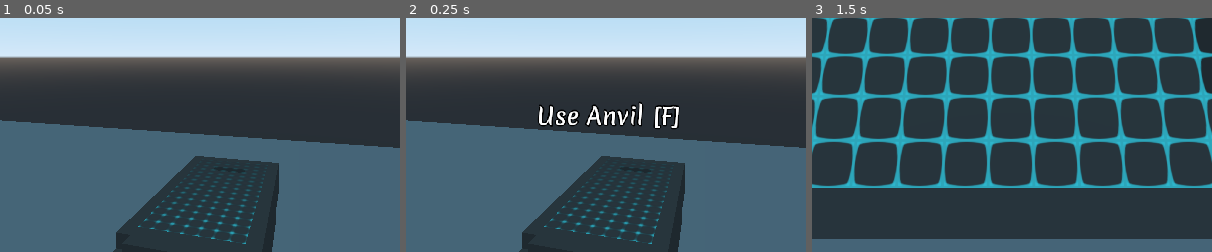
Above: before the commit, frames 1-3 (left to right).
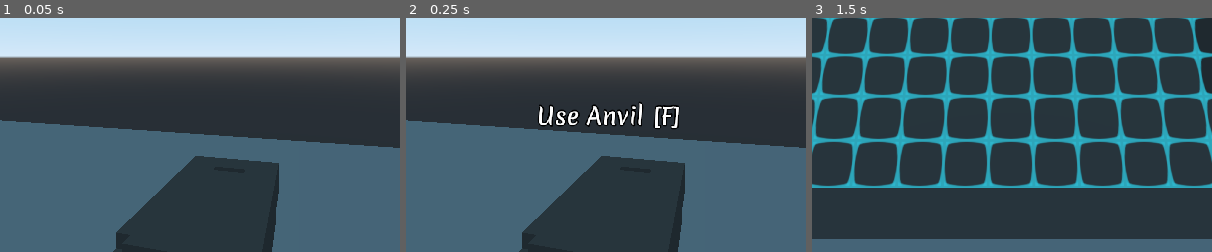
Above: after the commit, the same moments.

Repository: iubaldo/Voxelsmith
Game: Godot game, scene res://Scenes/WorkshopScene.tscn
The game is run twice, just before and just after one commit, with the same random seed, the same clock (stepped at 60 frames per second) and the same inputs.
Inputs (mouse positions are % of the whole screen's width and height, from its top left):
- Up to frame 1 (0.05 s): no input
- Up to frame 2 (0.25 s): no input
- Up to frame 3 (1.5 s): tap Enter at 0.5 s; move the mouse to (55, 50) at 0.52 s; hold F (interact) 0.53-1.28 s; hold W (moveForward) from 0.53 s (still down); tap Space at 1.25 s; move the mouse to (45, 50) at 1.27 s; tap Alt (freeMouse) at 1.35 s
The pictures show only the part of the screen within x 25-75%, y 42-92%; the shares and areas given below are measured in that part.

The runs differ from the first frame. In frame 1, 0.8% of the frame differs, in the area x 34-66%, y 64-97%; in frame 2, 0.8%; in frame 3, nothing differs.
Error before the commit: Invalid set index 'visible' (on base: 'null instance') with value of type 'bool'. (res://Scripts/WorkshopAnvil.gd:39)

Commit message:
implemented voxel/ingot creation, still needs bugfixing though

Diff:
--- a/Scenes/Smithing/Ingot.tscn
+++ b/Scenes/Smithing/Ingot.tscn
@@ -1,6 +1,11 @@
-[gd_scene load_steps=2 format=2]
+[gd_scene load_steps=3 format=2]
 
 [ext_resource path="res://Scripts/Smithing/Ingot.gd" type="Script" id=1]
+[ext_resource path="res://Models/ingot.obj" type="ArrayMesh" id=2]
 
 [node name="Ingot" type="Spatial"]
 script = ExtResource( 1 )
+
+[node name="IngotMesh" type="MeshInstance" parent="."]
+mesh = ExtResource( 2 )
+material/0 = null
--- a/Scenes/Smithing/SmithingGrid.tscn
+++ b/Scenes/Smithing/SmithingGrid.tscn
@@ -1,3 +1,6 @@
-[gd_scene format=2]
+[gd_scene load_steps=2 format=2]
+
+[ext_resource path="res://Scripts/Smithing/SmithingGrid.gd" type="Script" id=1]
 
 [node name="SmithingGrid" type="Spatial"]
+script = ExtResource( 1 )
--- a/Scenes/WorkshopAnvil.tscn
+++ b/Scenes/WorkshopAnvil.tscn
@@ -59,3 +59,7 @@
 
 [node name="AnvilGrid" parent="." instance=ExtResource( 6 )]
 transform = Transform( -1.70474e-09, 0.039, -4.37114e-08, 0, -1.70474e-09, -1, -0.039, -1.70474e-09, 1.91069e-15, 0.25, 1.901, 0.05 )
+visible = false
+
+[node name="GridOrigin" type="Spatial" parent="."]
+transform = Transform( 1, 0, 0, 0, 1, 0, 0, 0, 1, 0.25, 1.95, 0.05 )
--- /dev/null
+++ b/Scripts/Globals.gd
@@ -0,0 +1,13 @@
+extends Node
+
+var subvoxelMode: bool = false # whether or not to target subvoxels
+var anvilActive: bool = false
+var forgeActive: bool = false
+
+var selectedSubvoxel: Subvoxel = null
+var selectedVoxel: Voxel = null
+
+func resetAnvil() -> void:
+	subvoxelMode = false
+	selectedSubvoxel = null
+	selectedVoxel = null
--- a/Scripts/Smithing/Ingot.gd
+++ b/Scripts/Smithing/Ingot.gd
@@ -1,5 +1,6 @@
 extends Node
 class_name Ingot
 # an item that can be used to begin smithing or add voxels to an existing smithingGrid
+# note: maybe have a different color gradient for heating up ingots
 
 export onready var forgingMat: ForgingMaterial
--- a/Scripts/Smithing/Materials/ForgingMaterial.gd
+++ b/Scripts/Smithing/Materials/ForgingMaterial.gd
@@ -1,6 +1,7 @@
 extends Resource
 class_name ForgingMaterial
 # the actual material script used by the voxel
+# MaterialType provides a template, while a ForgingMaterial is mutable
 
 export onready var material: MaterialType # determines what type of material is being used
 var matName: String
@@ -10,16 +11,15 @@
 var maxReheats: int = 5 # how many times the material may be reheated until quality starts dropping
 var quality: int = 100 # the overall quality of smithing
 var hardness: int # range (1, 100), determines max sharpness
-var density: int # range (1, 100), determines hammer strength required to shape
 var weight: int # range (1, 100), determines final product's weight by (final weight = # of subvoxels * 0.04 * weight * density)
 var toughness: int # range (1, 100), determines final product's durability
 
-func _ready():
-	if material != null:
-		matName = MaterialType.materialTypes.keys()[material.matType]
-		hardness = material.hardness
-		density = material.density
-		toughness = material.toughness
+
+func _init(var mat: MaterialType):
+	material = mat
+	matName = MaterialType.materialTypes.keys()[material.matType]
+	hardness = material.hardness
+	toughness = material.toughness
 	pass
 
 
--- a/Scripts/Smithing/Materials/MaterialType.gd
+++ b/Scripts/Smithing/Materials/MaterialType.gd
@@ -6,7 +6,7 @@
 onready var colorGradient: Gradient
 onready var temperGradient: Gradient
 
-enum matTypes { Vallum, Viridium, Ostinium, Sitrium, Albanite }
+enum materialTypes { Vallum, Viridium, Ostinium, Sitrium, Albanite }
 var matType
 
 var heatResistance: int # range(-10, 10), determines how long to heat up/cool down
--- a/Scripts/Smithing/Materials/Vallum.gd
+++ b/Scripts/Smithing/Materials/Vallum.gd
@@ -1,9 +1,10 @@
 extends MaterialType
+class_name Vallum
 
 # an iron-like forging material
 
-func _ready():
-	matType = matTypes.Vallum
+func _init():
+	matType = materialTypes.Vallum
 
 	heatResistance = 5 # range(-10, 10), determines how long to heat up/cool down
 	smeltingTemp = 2000 # determines max heat before melting
--- a/Scripts/Smithing/SmithingGrid.gd
+++ b/Scripts/Smithing/SmithingGrid.gd
@@ -1,25 +1,47 @@
-extends Node
+extends Spatial
 class_name SmithingGrid
 # contains the physical voxels that make up a piece of worked metal
 # note: should be able to be carried as an item (ex. for reheating in the forge)
 
 export onready var forgingMat: ForgingMaterial # what kind of material the grid is using
+onready var voxelTemplate = preload("res://Scenes/Smithing/Voxels/Voxel.tscn")
+
+const STEP_SIZE: float = 0.1 # constant for converting to a normalized coordinate system for voxels
 
 var completed: bool = false # whether or not the grid's pattern has been completed
 var voxelPool: int = 0 # how many voxels are available to be added
 
 var gridMatrix = []
-var gridBounds = Rect2(0, 0, 28, 14)
+var gridBounds = Rect2(-14, 7, 14, 7) # later add support for setting max bounds when free smithing
 
-# Called when the node enters the scene tree for the first time.
-func _ready():
+
+func initGrid(var mat: ForgingMaterial) -> void:
+	forgingMat = mat
+	gridMatrix.resize(5)				# x-dimension
+	for x in 5:
+		gridMatrix[x] = []
+		gridMatrix[x].resize(5)			# y-dimension
 	pass
 
-func addIngot() -> void: # for adding a full ingot to a new grid
+
+func createIngot() -> void: # for adding a full ingot to a new grid, ingot size is 5x7
+	for x in range(-2, 2):
+		for z in range(-1, 1):
+			addVoxel(x, z)
 	pass
 
-func addVoxel() -> void:
+
+func addVoxel(var x: int, var z: int) -> void:
+	var newVoxel = voxelTemplate.instance()
+	add_child(newVoxel)
+	newVoxel.translation = Vector3(x * STEP_SIZE, 0, z * STEP_SIZE)
+	print("added voxel at " + var2str(Vector3(x * STEP_SIZE, 0, z * STEP_SIZE)))
+	newVoxel.forgingMat = forgingMat
+	newVoxel.gridPosition = Vector2(x, z)
+	gridMatrix[x][z] = newVoxel
 	pass
 
-func removeVoxel(x: int, y: int) -> void:
+
+func removeVoxel(var x: int, var z: int) -> void:
+	gridMatrix[x][z].queue_free()
 	pass
--- a/Scripts/Smithing/Voxels/Subvoxel.gd
+++ b/Scripts/Smithing/Voxels/Subvoxel.gd
@@ -5,15 +5,16 @@
 onready var outlineMesh = $OutlineMesh
 
 var parent: Voxel
+var gridPosition: Vector3
 
 # note: these should only call when subvoxelMode is true and anvil is active
 func _on_SubvoxelHitbox_mouse_entered():
-	if WorkshopAnvil.subvoxelMode && WorkshopAnvil.isActive:
-		WorkshopAnvil.selectedSubvoxel = self
+	if Globals.subvoxelMode && Globals.anvilActive:
+		Globals.selectedSubvoxel = self
 		outlineMesh.visible = true
 	pass
 func _on_SubvoxelHitbox_mouse_exited():
-	if WorkshopAnvil.subvoxelMode && WorkshopAnvil.isActive:
-		WorkshopAnvil.selectedSubvoxel = self
+	if Globals.subvoxelMode && Globals.anvilActive:
+		Globals.selectedSubvoxel = self
 		outlineMesh.visible = false
 	pass
--- a/Scripts/Smithing/Voxels/Voxel.gd
+++ b/Scripts/Smithing/Voxels/Voxel.gd
@@ -7,8 +7,8 @@
 
 var subvoxelMatrix = [] # 3D matrix of subvoxels
 var heat: int = 0 # the voxel's current heat value
+var gridPosition: Vector2
 
-# Called when the node enters the scene tree for the first time.
 func _ready():
 	subvoxelMatrix.resize(5)				# x-dimension
 	for x in 5:
@@ -18,8 +18,10 @@
 			subvoxelMatrix[x][y] = []
 			subvoxelMatrix[x][y].resize(5)	# z-dimension
 			for z in 5:
-				subvoxelMatrix[x][y][z] = find_node("Layer" + x).find_node("Row" + y).find_node("Subvoxel" + z)
+				subvoxelMatrix[x][y][z] = find_node("Layer" + var2str(x))\
+				.find_node("Row" + var2str(y)).find_node("Subvoxel" + var2str(z))
 				subvoxelMatrix[x][y][z].parent = self
+				subvoxelMatrix[x][y][z].translation = Vector3(x, y, z)
 	pass
 
 
@@ -45,12 +47,12 @@
 
 # note: these should only call if subvoxelMode = false and anvil is active
 func _on_VoxelHitbox_mouse_entered():
-	if !WorkshopAnvil.subvoxelMode && WorkshopAnvil.isActive:
-		WorkshopAnvil.selectedVoxel = self
+	if !Globals.subvoxelMode && Globals.anvilActive:
+		Globals.selectedVoxel = self
 		outlineMesh.visible = true
 	pass
 func _on_VoxelHitbox_mouse_exited():
-	if !WorkshopAnvil.subvoxelMode:
-		WorkshopAnvil.selectedVoxel = null
+	if !Globals.subvoxelMode && Globals.anvilActive:
+		Globals.selectedVoxel = null
 		outlineMesh.visible = false
 	pass
--- a/Scripts/WorkshopAnvil.gd
+++ b/Scripts/WorkshopAnvil.gd
@@ -8,19 +8,19 @@
 #	need to make a voxel comparison function
 
 onready var voxelTemplate = preload("res://Scenes/Smithing/Voxels/Voxel.tscn")
-onready var anvilGrid = $TransparentGrid
 onready var smithingGridTemplate = preload("res://Scenes/Smithing/SmithingGrid.tscn")
 onready var patternGridTemplate = preload("res://Scenes/Smithing/PatternGrid.tscn")
+onready var forgingMaterialTemplate = preload("res://Scripts/Smithing/Materials/ForgingMaterial.gd")
+onready var vallumTemplate = preload("res://Scripts/Smithing/Materials/Vallum.gd")
+onready var anvilGrid = $AnvilGrid
+onready var gridOrigin = $GridOrigin
 
-var smithingGrid: SmithingGrid # the currently active smithingGrid, if any
-var patternGrid: PatternGrid # the currently active patternGrid, if any
+var smithingGrid # the currently active smithingGrid, if any
+var patternGrid # the currently active patternGrid, if any
 
-var stepSize: float # constant for converting to a normalized coordinate system for voxels
+const STEP_SIZE: float = 0.1 # constant for converting to a normalized coordinate system for voxels
 
 # smithing variables
-var subvoxelMode: bool = false # whether or not to target subvoxels
-var selectedVoxel: Voxel = null
-var selectedSubvoxel: Subvoxel = null
 
 var maxStrikePower: int = 500
 var strikePower: int = 0
@@ -36,22 +36,34 @@
 	pass
 
 func _process(delta):
-	label3D.visible = true if (isSelected && !isActive) else false
+	if (isSelected && !isActive):
+		label3D.visible = true
+	else:
+		label3D.visible = false
+
+	#label3D.visible = true if (isSelected && !isActive) else false
 	pass
 
 func _input(event):
+	if event.is_action_pressed("debug_addIngot"):
+		var newIngot = Ingot.new()
+		newIngot.forgingMat = forgingMaterialTemplate.new(vallumTemplate.new())
+		addIngot(newIngot)
 	pass
 
 
 func onActive() -> void:
 	workstationCamera.current = true
 	anvilGrid.visible = true
+	Globals.anvilActive = true
 	Input.set_mouse_mode(Input.MOUSE_MODE_VISIBLE)
 
 
 func onDeactive() -> void:
 	anvilGrid.visible = false
 	Input.set_mouse_mode(Input.MOUSE_MODE_CAPTURED)
+	Globals.anvilActive = false
+	Globals.resetAnvil()
 	pass
 
 
@@ -59,12 +71,14 @@
 
 func addIngot(var ingot: Ingot) -> void:
 	if smithingGrid != null && ingot.matType == smithingGrid.matType:
-		if smithingGrid.voxelPool == 0:
-			smithingGrid.addIngot()
-		else:
-			smithingGrid.voxelPool += 10
+		smithingGrid.voxelPool += 10
 	else:
 		# create new smithingGrid using the ingot's materialType
+		smithingGrid = smithingGridTemplate.instance()
+		smithingGrid.initGrid(ingot.forgingMat)
+		add_child(smithingGrid)
+		smithingGrid.translation = gridOrigin.translation
+		smithingGrid.createIngot()
 		pass
 	pass
 
--- a/project.godot
+++ b/project.godot
@@ -29,7 +29,7 @@
 "language": "GDScript",
 "path": "res://Scripts/Smithing/PatternGrid.gd"
 }, {
-"base": "Node",
+"base": "Spatial",
 "class": "SmithingGrid",
 "language": "GDScript",
 "path": "res://Scripts/Smithing/SmithingGrid.gd"
@@ -38,6 +38,11 @@
 "class": "Subvoxel",
 "language": "GDScript",
 "path": "res://Scripts/Smithing/Voxels/Subvoxel.gd"
+}, {
+"base": "MaterialType",
+"class": "Vallum",
+"language": "GDScript",
+"path": "res://Scripts/Smithing/Materials/Vallum.gd"
 }, {
 "base": "Spatial",
 "class": "Voxel",
@@ -51,6 +56,7 @@
 "PatternGrid": "",
 "SmithingGrid": "",
 "Subvoxel": "",
+"Vallum": "",
 "Voxel": ""
 }
 
@@ -63,7 +69,11 @@
 [autoload]
 
 MaterialType="*res://Scripts/Smithing/Materials/MaterialType.gd"
-WorkshopAnvil="*res://Scripts/WorkshopAnvil.gd"
+Globals="*res://Scripts/Globals.gd"
+
+[debug]
+
+gdscript/warnings/unused_variable=false
 
 [global]
 
@@ -101,6 +111,11 @@
 "events": [ Object(InputEventKey,"resource_local_to_scene":false,"resource_name":"","device":0,"alt":false,"shift":false,"control":false,"meta":false,"command":false,"pressed":false,"scancode":16777240,"unicode":0,"echo":false,"script":null)
  ]
 }
+debug_addIngot={
+"deadzone": 0.5,
+"events": [ Object(InputEventKey,"resource_local_to_scene":false,"resource_name":"","device":0,"alt":false,"shift":false,"control":false,"meta":false,"command":false,"pressed":false,"scancode":96,"unicode":0,"echo":false,"script":null)
+ ]
+}
 
 [layer_names]
 
Not shown, added: Models/ingot.obj
Not shown, added: Models/ingot.obj.import
